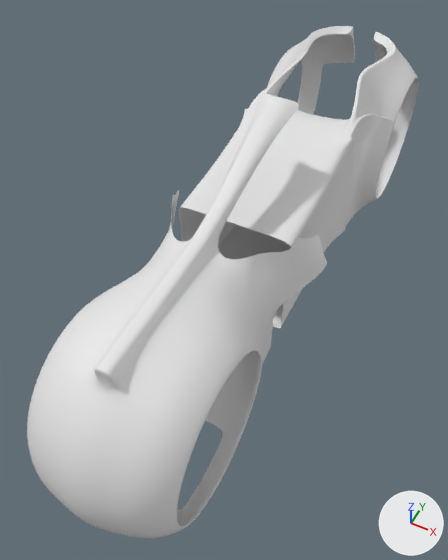
The Blender file lightcycle/lightcycle.blend, before and after one commit.
One viewpoint serves both versions: a 50 mm lens placed at (0.533, -1.362, 1.713), pointed at (-0.043, -0.209, 0.272). Arrows for +X, +Y and +Z are at lower right; the lights stay in place.

Before the edit, the objects in view are built like this:
```python
me_torus_005 = bpy.data.meshes.new('Torus.005')
me_torus_005.from_pydata(...)  # 2304 vertices, 2272 faces, 2 loose edges; spans x -0.08..0.08, y -1.69..0.3, z -0.28..0.47
me_torus_005.polygons.foreach_set('use_smooth', [True] * 2272)
ob_scocca = bpy.data.objects.new('scocca', me_torus_005)
ob_scocca.parent = ob_new_light_cycle
ob_scocca.location = (0.0, 0.688, 0.312)
ob_scocca.scale = (2.97, 1.01, 1.01)
_m = ob_scocca.modifiers.new('Subsurf', 'SUBSURF')
_m.levels = 3
```
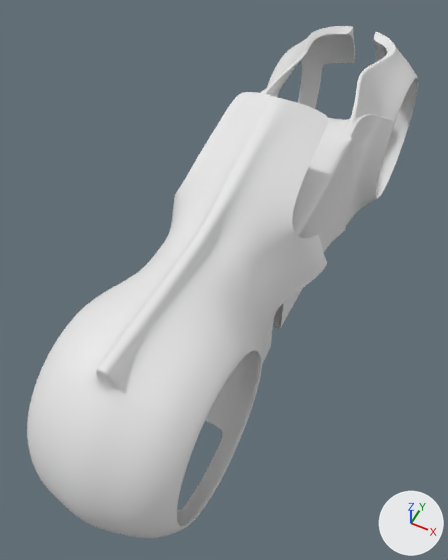
Location of each change, [x1, y1, x2, y2] in pixels of the pictures (448 x 560 px):
part 1 of me_torus_005, built on: before [149, 191, 290, 297]; after [147, 92, 328, 298]

Edits to the bpy script that builds the scene:
```text
Change me_torus_005:
    used by ob_scocca; parent = ob_new_light_cycle; location = (0.0, 0.688, 0.312); scale = (2.97, 1.01, 1.01)
    remove me_torus_005.from_pydata(...)  # 2304 vertices, 2272 faces, 2 loose edges; spans x -0.08..0.08, y -1.69..0.3, z -0.28..0.47
    add me_torus_005.from_pydata(...)  # 2328 vertices, 2302 faces, 2 loose edges; spans x -0.08..0.08, y -1.69..0.3, z -0.28..0.47
    me_torus_005 part 1
    8 vertices are removed from x -0.05..0.05, y -1.1..-1.0, z 0.27..0.34
    16 faces are deleted
    32 vertices are added at x -0.05..0.05, y -1.09..-0.6, z 0.26..0.44
    46 new faces join them
```
